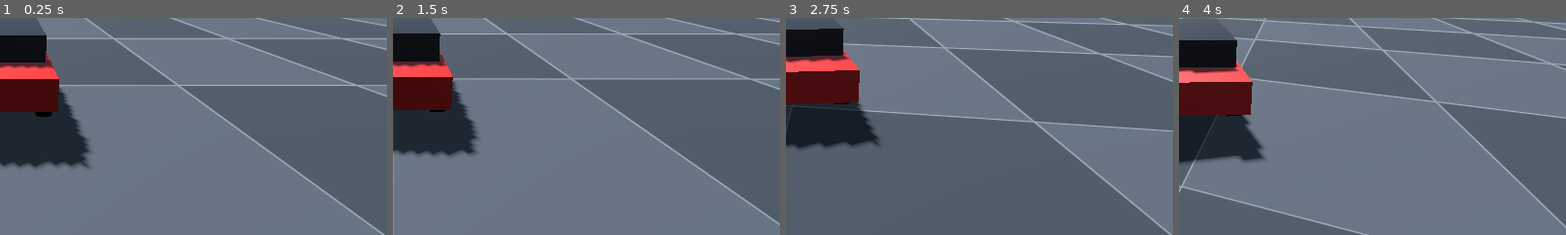
Above: before the commit, frames 1-4 (left to right).
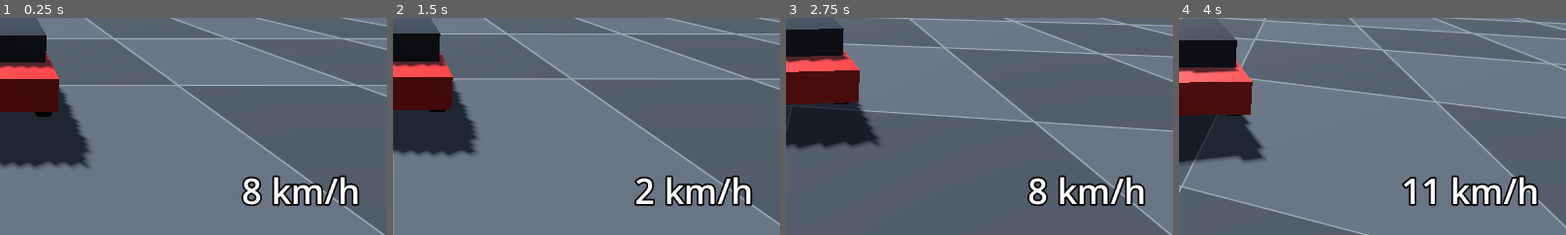
Above: after the commit, the same moments.

Repository: nicks2d/Car-Driving-World
Game: Godot game, scene res://scenes/main.tscn
Same seed, same stepped clock (60 frames per second), same inputs: the game is played once before the commit and once after it.
Inputs:
- Up to frame 1 (0.25 s): no input
- Up to frame 2 (1.5 s): hold D (steer_right) 0.53-1.28 s; tap Enter at 1.25 s; hold S (brake) from 1.28 s (still down)
- Up to frame 3 (2.75 s): release S (brake) at 2.03 s; hold D (steer_right) from 2.03 s (still down)
- Up to frame 4 (4 s): release D (steer_right) at 2.78 s; hold W (accelerate) 2.78-3.53 s; hold A (steer_left) from 3.53 s (still down)
The pictures show only the part of the screen within x 50-100%, y 50-100%; the shares and areas given below are measured in that part.

The runs differ from the first frame. In frame 1, 2.5% of the frame differs, in the area x 62-93%, y 72-87%; in frame 2, 2.5%; in frame 3, 2.5%; in frame 4, 2.6%, in the area x 57-93%, y 72-87%.

Commit message:
Meilenstein 1: Tacho, Fortschritt eingetragen
Geschwindigkeitsanzeige in km/h unten rechts. Script-UIDs ergänzt,
Meilenstein 1 und technische Notizen in der CLAUDE.md festgehalten.

Co-Authored-By: Claude Opus 5.5 <noreply@anthropic.com>

Diff:
--- a/scenes/main.tscn
+++ b/scenes/main.tscn
@@ -3,6 +3,7 @@
 [ext_resource type="Shader" path="res://shaders/grid.gdshader" id="1_grid"]
 [ext_resource type="PackedScene" path="res://scenes/car.tscn" id="2_car"]
 [ext_resource type="Script" path="res://scripts/follow_camera.gd" id="3_cam"]
+[ext_resource type="Script" path="res://scripts/hud.gd" id="4_hud"]
 
 [sub_resource type="ProceduralSkyMaterial" id="ProceduralSkyMaterial_sky"]
 
@@ -49,3 +50,26 @@
 current = true
 script = ExtResource("3_cam")
 target = NodePath("../Car")
+
+[node name="HUD" type="CanvasLayer" parent="."]
+
+[node name="SpeedLabel" type="Label" parent="HUD" node_paths=PackedStringArray("car")]
+anchors_preset = 3
+anchor_left = 1.0
+anchor_top = 1.0
+anchor_right = 1.0
+anchor_bottom = 1.0
+offset_left = -340.0
+offset_top = -110.0
+offset_right = -40.0
+offset_bottom = -30.0
+grow_horizontal = 0
+grow_vertical = 0
+theme_override_colors/font_outline_color = Color(0, 0, 0, 1)
+theme_override_constants/outline_size = 10
+theme_override_font_sizes/font_size = 52
+text = "0 km/h"
+horizontal_alignment = 2
+vertical_alignment = 2
+script = ExtResource("4_hud")
+car = NodePath("../../Car")
--- /dev/null
+++ b/scripts/hud.gd
@@ -0,0 +1,13 @@
+extends Label
+## Tacho: zeigt das Tempo des Autos in km/h an.
+
+## Das Auto, dessen Tempo angezeigt wird
+@export var car: VehicleBody3D
+
+
+func _process(_delta: float) -> void:
+	if not car:
+		return
+	# linear_velocity ist in Metern pro Sekunde, mal 3,6 ergibt km/h
+	var speed_kmh: float = car.linear_velocity.length() * 3.6
+	text = "%d km/h" % roundi(speed_kmh)
Not shown, added: scripts/car.gd.uid
Not shown, added: scripts/follow_camera.gd.uid
Not shown, added: scripts/hud.gd.uid
Not shown, changed: CLAUDE.md
